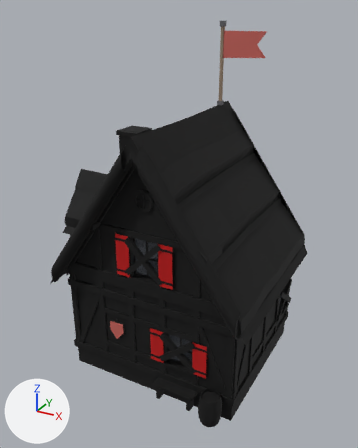
Two versions of the glTF model game/assets/modelle/gebaeude/neubau/wohnhaus_halbling_s1_g3.glb, one commit apart.
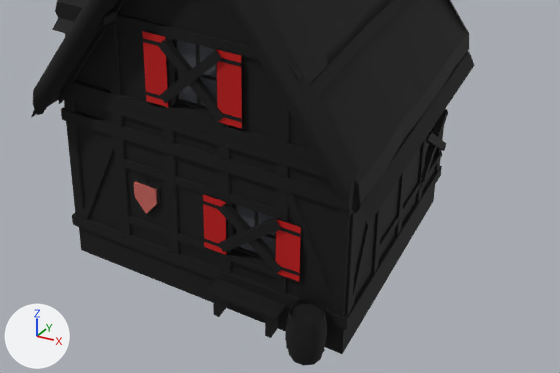
There are two pictures of each version: one whole from a 50 mm camera at (7.08, -11.63, 9.75) aimed at (0.96, -0.49, 4.19), one close up on the part from 9% to 100% of the width and 48% to 96% of the height. Lighting does not change. The marker at lower left points along +X, +Y and +Z. The first two pictures are the older version. Vertices at exactly the same position are counted once.

Objects in the first close-up: 'Dach', 'Haus', 'Leerstand', 'Scheiben', 'Wappen'.
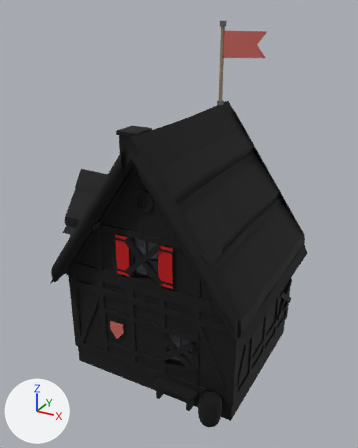
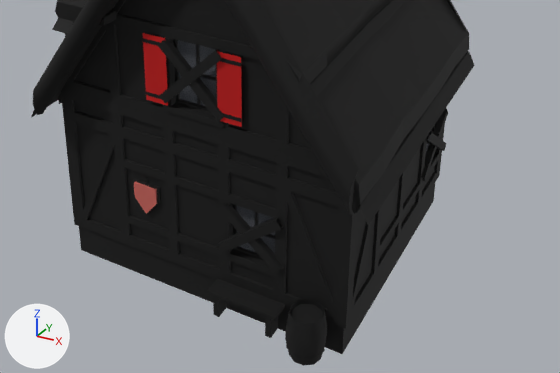
Location of each change, (x1, y1, x2, y2) in pixels of the close-ups (560 x 373 px; the box of a moved part takes in the faces that stretch with it):
'Haus', reshaped
    before: (60, 0, 444, 366)
    after: (61, 0, 447, 366)
part 1 of me_haus, deleted
    before: (203, 151, 442, 282)
part 2 of me_haus, moved or reshaped
    before: (60, 0, 442, 330)
    after: (61, 0, 447, 328)

What changed in the scene script:
```text
Change me_haus:
    used by ob_haus; location = (0.0, 0.0, 0.0)
    remove me_haus.from_pydata(...)  # 1592 vertices, 1625 faces; spans x -1.81..3.64, y -3.06..2.62, z -0.12..6.75
    add me_haus.from_pydata(...)  # 1547 vertices, 1983 faces; spans x -1.81..3.65, y -3.06..2.62, z -0.12..6.72
    me_haus part 1: 8 loose pieces with 40 vertices, spanning x 1.19..3.63, y -2.49..1.95, z 0.94..2.02, are deleted
    me_haus part 2: 2 vertices moved from x -1.47..3.57, y -2.47..2.07, z 3.32 to x -1.43..3.53, y -2.4..2.0, z 3.32; 218 vertices removed from x -1.54..3.64, y -2.48..2.08, z 0.45..6.75; 213 vertices added at x -1.55..3.65, y -2.45..2.05, z 0.45..6.72
    other edits to the shape of me_haus do not show in these pictures
```
